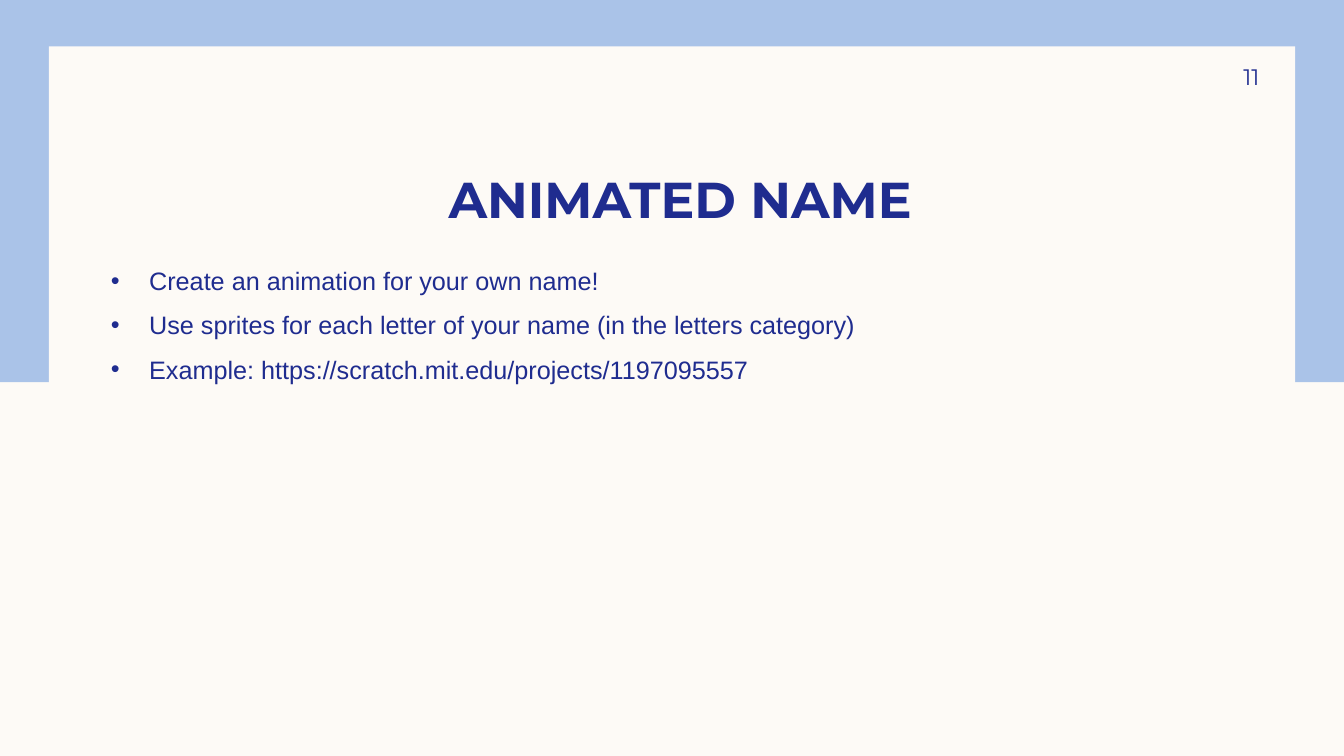
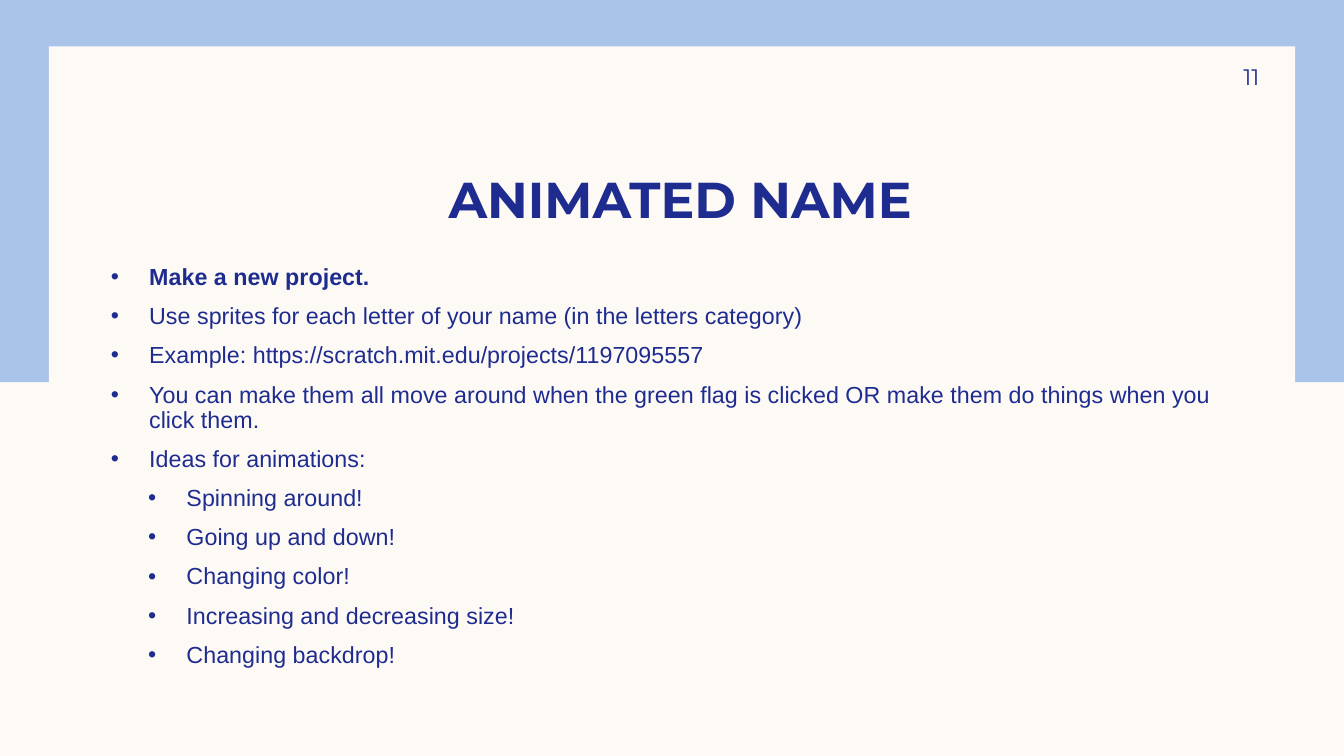
Before and after one commit to coding4girls/summercoding, a slide deck: slide 11 of Week 1 Curriculum.pptx. Drawn at 1344x756 pixels with LibreOffice and Linux fonts; fonts in the diff are those of the drawing. Boxes give left, top, right and bottom in pixels: in the first picture for what was removed or moved away, otherwise in the second. Text is boxed around its words. In the diff, an @@ line names an element or a change of style, - is before the commit and + after.

```diff
--- a/Week 1 Curriculum.pptx
+++ b/Week 1 Curriculum.pptx
@@ text at [149, 268, 369, 290]: text changed; size 18 to 16.6 pt; bold on @@
-• Create an animation for your own name!
+• Make a new project.
@@ text at [149, 307, 802, 368]: size 18 to 16.6 pt in "Use sprites for each letter of your ...", "Example: https://scratch.mit.edu/projects/1197095557"; line spacing 1 to 0.9 @@
@@ text at [149, 386, 1210, 668]: paragraphs added @@
+• You can make them all move around when the green flag is clicked OR make them do things when you click them.
+• Ideas for animations:
+  • Spinning around!
+  • Going up and down!
+  • Changing color!
+  • Increasing and decreasing size!
+  • Changing backdrop!
```
Also in this commit, not shown: 4 other slides changed, 8 slides added, 1 slide removed.
